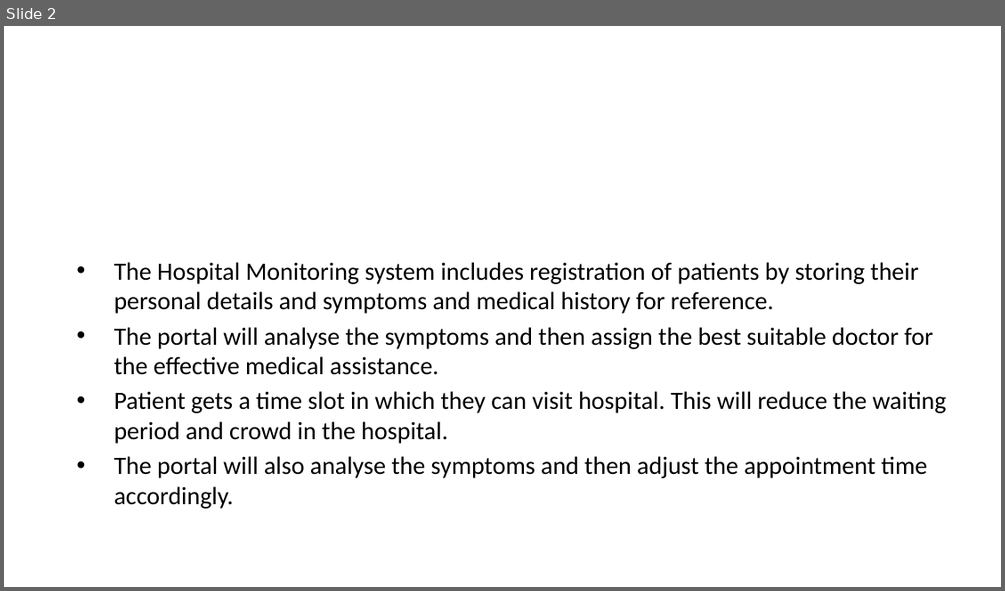
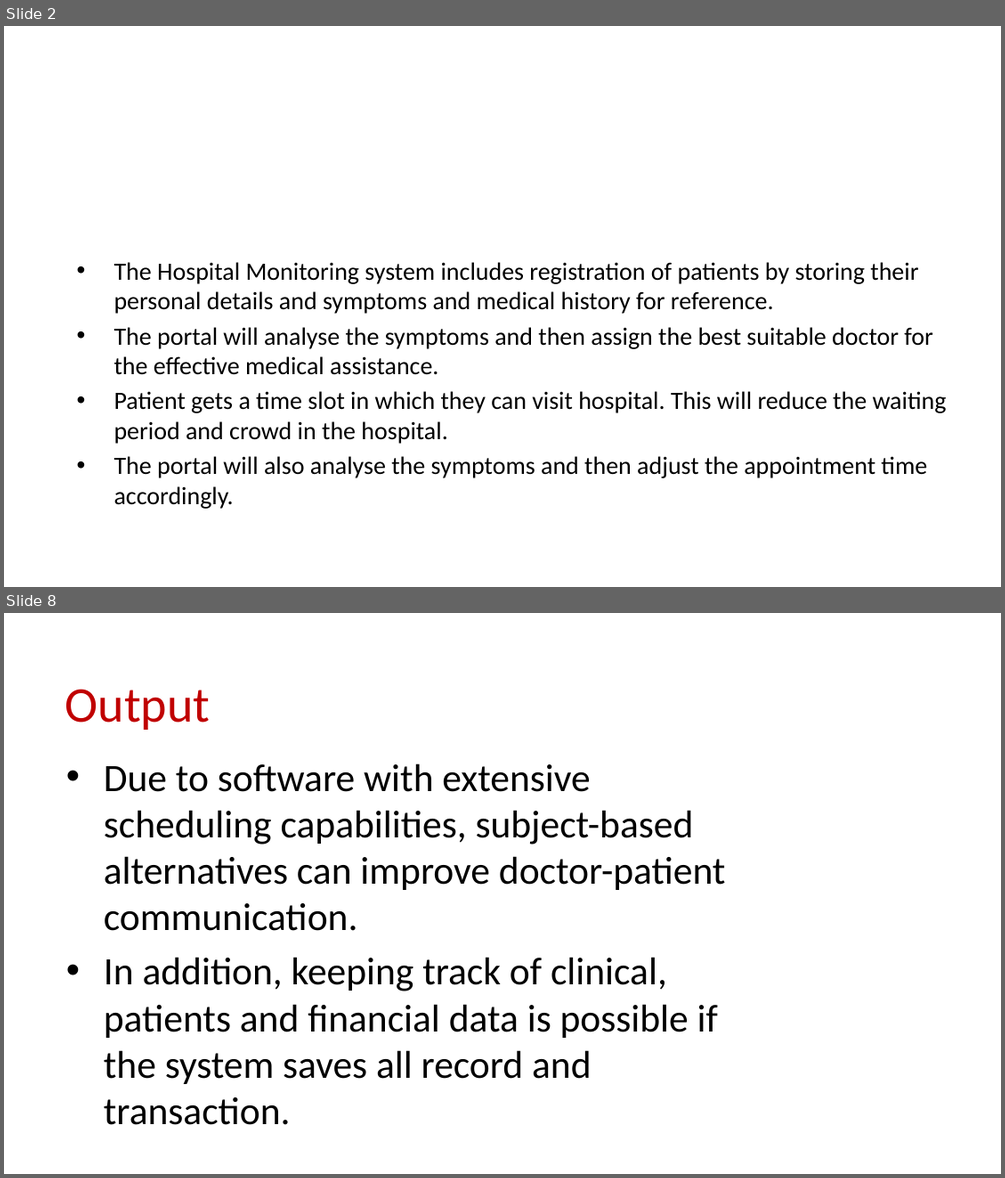
Before and after one commit to shereen3351/project1, a slide deck: ppt.pptx. Shown one above the other, each under a label of ours: slide 2 before the commit, slides 2 and 8 after it; the slides between them are not shown. The pictures are 1005x591 and 1005x1178 pixels, drawn with LibreOffice and Linux fonts; fonts in the diff are those of the drawing; background and template pictures are left out. Boxes give left, top, right and bottom in pixels: in the first picture for what was removed or moved away, otherwise in the second. Text is boxed around its words. In the diff, an @@ line names an element or a change of style, - is before the commit and + after.

```diff
--- a/ppt.pptx
+++ b/ppt.pptx
@@ slide 8 added at (x1=4, y1=613, x2=1001, y2=1174), background picture (left out) @@
@@ title added at (x1=65, y1=689, x2=210, y2=730), 36 pt, text #C00000 @@
+Output
@@ text added at (x1=104, y1=763, x2=726, y2=1125), 28 pt, text #000000 @@
+• Due to software with extensive scheduling capabilities, subject-based alternatives can improve doctor-patient communication.
+• In addition, keeping track of clinical, patients and financial data is possible if the system saves all record and transaction.
```
Also in this commit, not shown: 7 other slides added, 3 slides removed.
